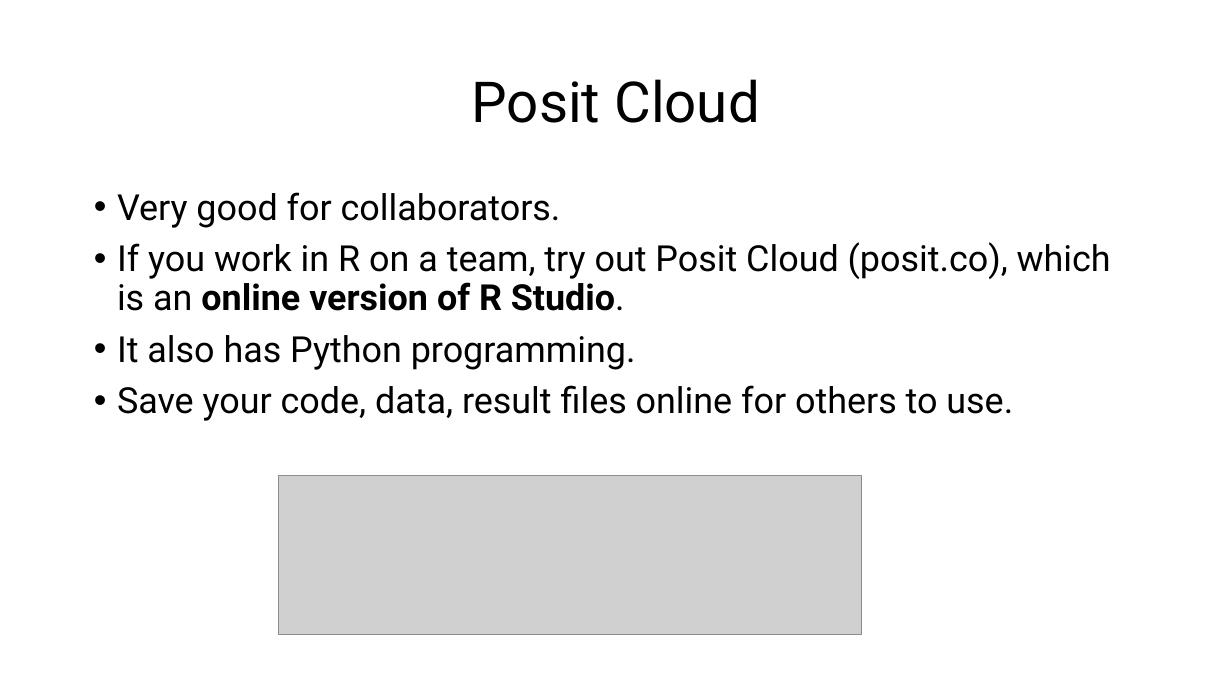
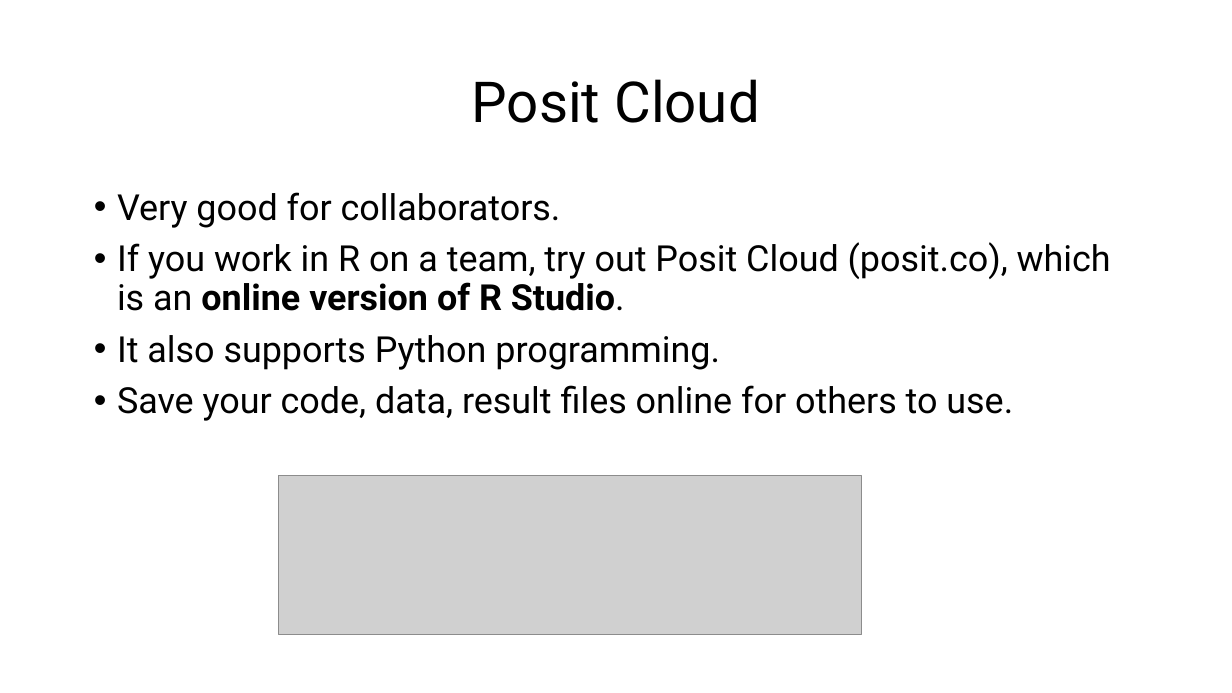
Before and after one commit to csmatyi/crs2025, a slide deck: slide 7 of CRS2025_R_workshop.pptx (slide 5 before the commit). Drawn at 1232x693 pixels with LibreOffice and Linux fonts; fonts in the diff are those of the drawing; grey boxes stand for pictures. Boxes give left, top, right and bottom in pixels: in the first picture for what was removed or moved away, otherwise in the second. Text is boxed around its words. In the diff, an @@ line names an element or a change of style, - is before the commit and + after.

```diff
--- a/CRS2025_R_workshop.pptx
+++ b/CRS2025_R_workshop.pptx
@@ text at [117, 335, 720, 370]: text changed @@
-• It also has Python programming.
+• It also supports Python programming.
```
Also in this commit, not shown: 11 other slides changed, 3 slides added, 1 slide removed, 3 other files.
